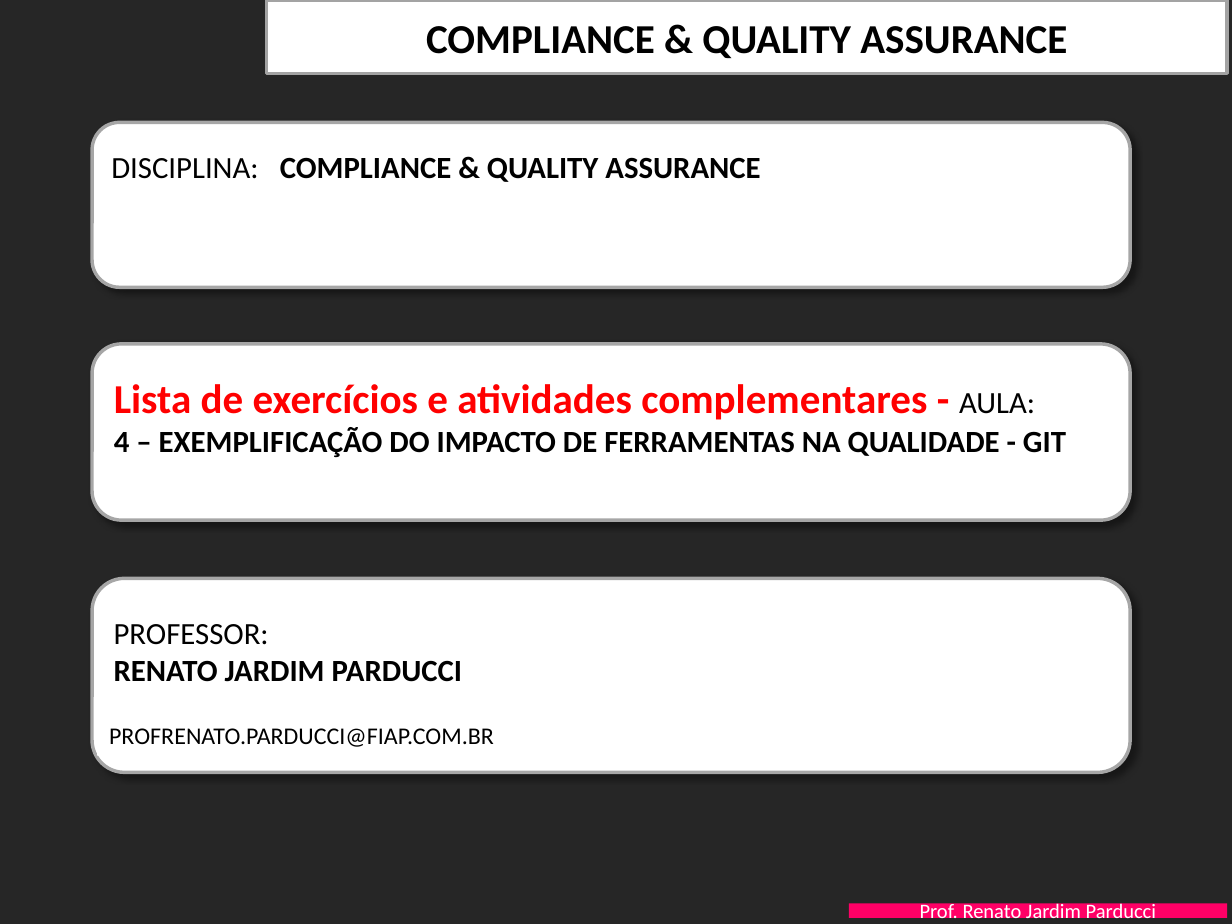
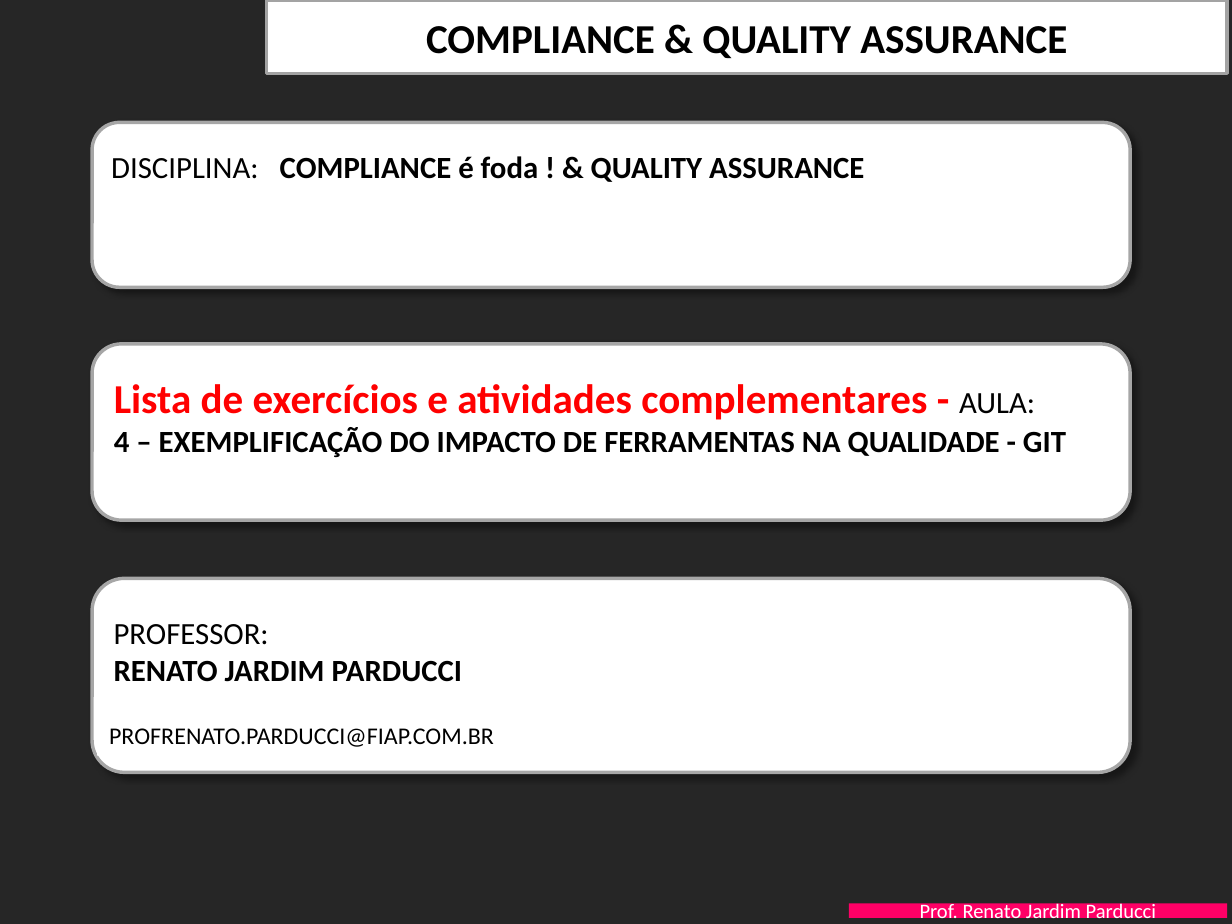
Before and after one commit to gaavsilva/SI-Estacionamento, a slide deck: slide 1 of Documentos-Engenharia/FIAP-QualidProjSW-Aula-4-GIT - EXERCICIOS.pptx. Drawn at 1232x924 pixels with LibreOffice and Linux fonts; fonts in the diff are those of the drawing; background and template pictures are left out. Boxes give left, top, right and bottom in pixels: in the first picture for what was removed or moved away, otherwise in the second. Text is boxed around its words. In the diff, an @@ line names an element or a change of style, - is before the commit and + after.

```diff
--- a/Documentos-Engenharia/FIAP-QualidProjSW-Aula-4-GIT - EXERCICIOS.pptx
+++ b/Documentos-Engenharia/FIAP-QualidProjSW-Aula-4-GIT - EXERCICIOS.pptx
@@ text at [111,156,864,182]: text changed @@
-DISCIPLINA: COMPLIANCE & QUALITY ASSURANCE
+DISCIPLINA: COMPLIANCE é foda ! & QUALITY ASSURANCE
```
